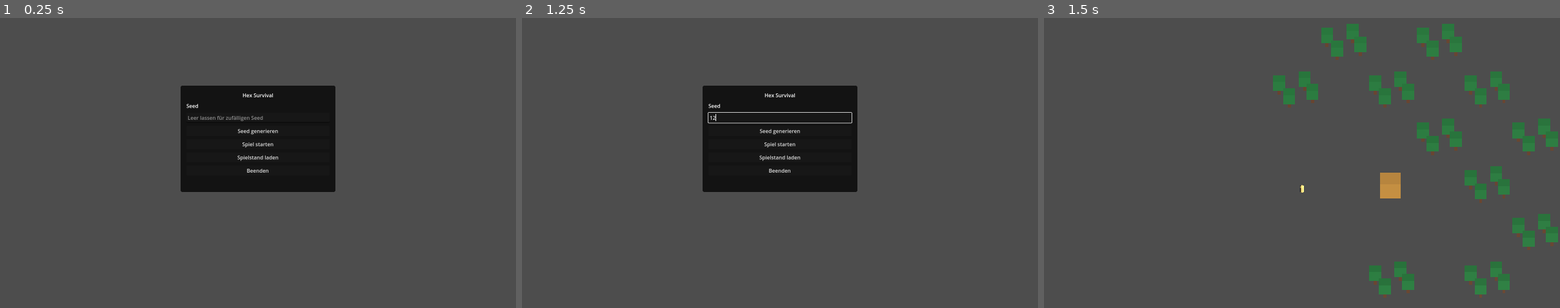
Above: before the commit, frames 1-3 (left to right).
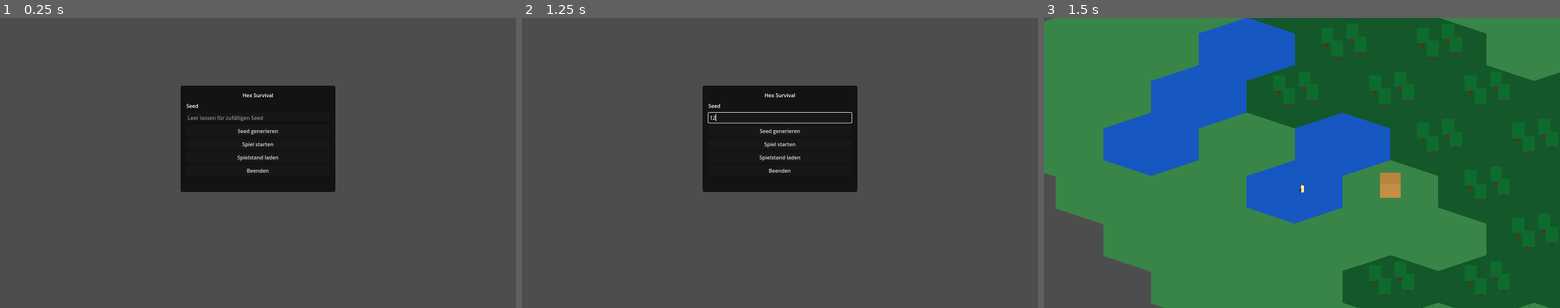
Above: after the commit, the same moments.

Repository: Ranu4922/CodexGame
Game: Godot game, scene res://scenes/Main.tscn
Two runs of this game, one before a commit and one after it. Both use one fixed random seed, a clock stepped at 60 frames per second and the inputs below.
Inputs (mouse positions are in pixels of both pictures, inside the frame that each line leads up to):
- Up to frame 1 (0.25 s): no input
- Up to frame 2 (1.25 s): click (780, 116) at 0.52 s; type "12" at 0.6 s
- Up to frame 3 (1.5 s): click "Spiel starten" at 1.25 s

Frames 1-2 are identical in both runs. In frame 3, 94% of the frame differs, in the area x 0-100%, y 0-100%.

Commit message:
Make PlayerWorld hex ground visible

Diff:
--- a/scripts/player_world.gd
+++ b/scripts/player_world.gd
@@ -176,7 +176,7 @@
 	var tile: MeshInstance3D = MeshInstance3D.new()
 	tile.name = "WorldTile_%s" % tile_type
 	tile.mesh = _create_hex_tile_mesh()
-	tile.position = Vector3(tile_position.x, 0.02, tile_position.z)
+	tile.position = Vector3(tile_position.x, 0.0, tile_position.z)
 	tile.material_override = _get_tile_material(tile_type)
 	world_map.add_child(tile)
 
@@ -276,18 +276,31 @@
 
 
 func _create_hex_tile_mesh() -> ArrayMesh:
+	var tile_height: float = 0.12
 	var vertices: PackedVector3Array = PackedVector3Array()
 	var normals: PackedVector3Array = PackedVector3Array()
 	var indices: PackedInt32Array = PackedInt32Array()
-	vertices.append(Vector3.ZERO)
+
+	vertices.append(Vector3(0.0, tile_height, 0.0))
 	normals.append(Vector3.UP)
 	for corner_index in range(6):
 		var angle_degrees: float = 60.0 * float(corner_index) + 30.0
 		var angle_radians: float = deg_to_rad(angle_degrees)
 		var x_position: float = cos(angle_radians) * world_hex_size
 		var z_position: float = sin(angle_radians) * world_hex_size
+		vertices.append(Vector3(x_position, tile_height, z_position))
+		normals.append(Vector3.UP)
+	var bottom_center_index: int = vertices.size()
+	vertices.append(Vector3.ZERO)
+	normals.append(Vector3.DOWN)
+	for corner_index in range(6):
+		var angle_degrees: float = 60.0 * float(corner_index) + 30.0
+		var angle_radians: float = deg_to_rad(angle_degrees)
+		var x_position: float = cos(angle_radians) * world_hex_size
+		var z_position: float = sin(angle_radians) * world_hex_size
 		vertices.append(Vector3(x_position, 0.0, z_position))
-		normals.append(Vector3.UP)
+		normals.append(Vector3.DOWN)
+
 	for triangle_index in range(6):
 		var first_corner_index: int = triangle_index + 1
 		var second_corner_index: int = 1
@@ -296,6 +309,30 @@
 		indices.append(0)
 		indices.append(second_corner_index)
 		indices.append(first_corner_index)
+
+	for triangle_index in range(6):
+		var first_corner_index: int = bottom_center_index + triangle_index + 1
+		var second_corner_index: int = bottom_center_index + 1
+		if triangle_index < 5:
+			second_corner_index = bottom_center_index + triangle_index + 2
+		indices.append(bottom_center_index)
+		indices.append(first_corner_index)
+		indices.append(second_corner_index)
+
+	for side_index in range(6):
+		var next_side_index: int = 0
+		if side_index < 5:
+			next_side_index = side_index + 1
+		var top_a: int = side_index + 1
+		var top_b: int = next_side_index + 1
+		var bottom_a: int = bottom_center_index + side_index + 1
+		var bottom_b: int = bottom_center_index + next_side_index + 1
+		indices.append(top_a)
+		indices.append(bottom_b)
+		indices.append(bottom_a)
+		indices.append(top_a)
+		indices.append(top_b)
+		indices.append(bottom_b)
 
 	var arrays: Array = []
 	arrays.resize(Mesh.ARRAY_MAX)
@@ -332,6 +369,8 @@
 func _make_material(color: Color) -> StandardMaterial3D:
 	var material: StandardMaterial3D = StandardMaterial3D.new()
 	material.albedo_color = color
+	material.shading_mode = BaseMaterial3D.SHADING_MODE_UNSHADED
+	material.cull_mode = BaseMaterial3D.CULL_DISABLED
 	material.roughness = 0.85
 	return material
 
